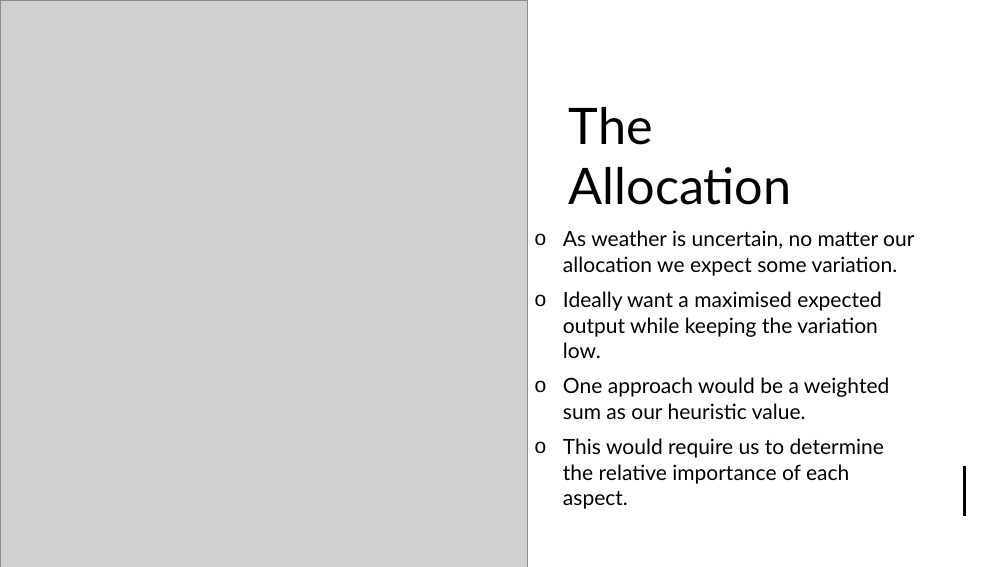
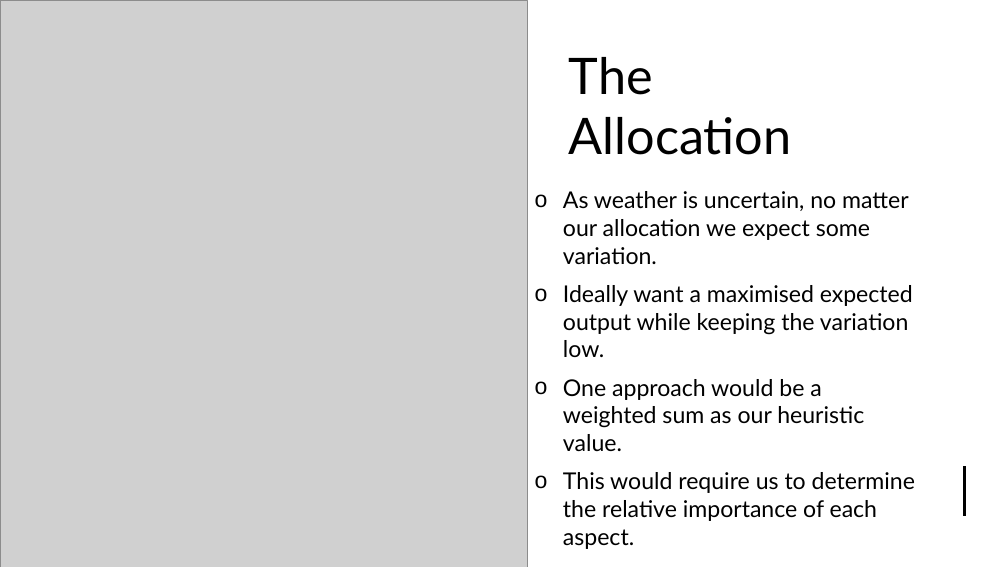
Before and after one commit to james-a-page/CS310Project, a slide deck: slide 12 of Documents/Presentation/ProjectPresentation-JamesPage.pptx. Drawn at 1008x567 pixels with LibreOffice and Linux fonts; fonts in the diff are those of the drawing; grey boxes stand for pictures. Boxes give left, top, right and bottom in pixels: in the first picture for what was removed or moved away, otherwise in the second. Text is boxed around its words. In the diff, an @@ line names an element or a change of style, - is before the commit and + after.

```diff
--- a/Documents/Presentation/ProjectPresentation-JamesPage.pptx
+++ b/Documents/Presentation/ProjectPresentation-JamesPage.pptx
@@ title "The Allocation" moved from (x1=569, y1=107, x2=792, y2=205) to (x1=569, y1=57, x2=792, y2=155) @@
@@ text "As weather is uncertain, no ..." at (x1=563, y1=191, x2=915, y2=549): size 20 to 22 pt @@
```
Also in this commit, not shown: 5 other slides changed, 1 slide added, 1 slide removed, 14 other files.
